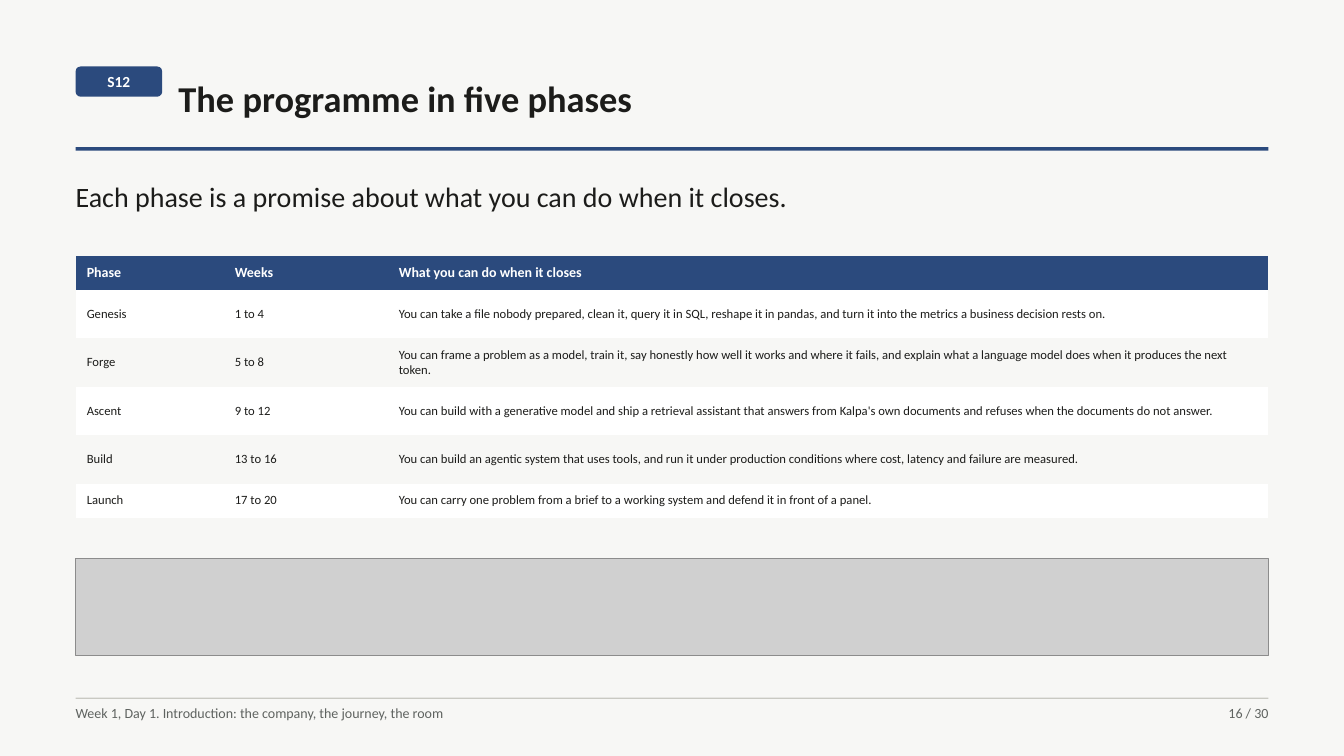
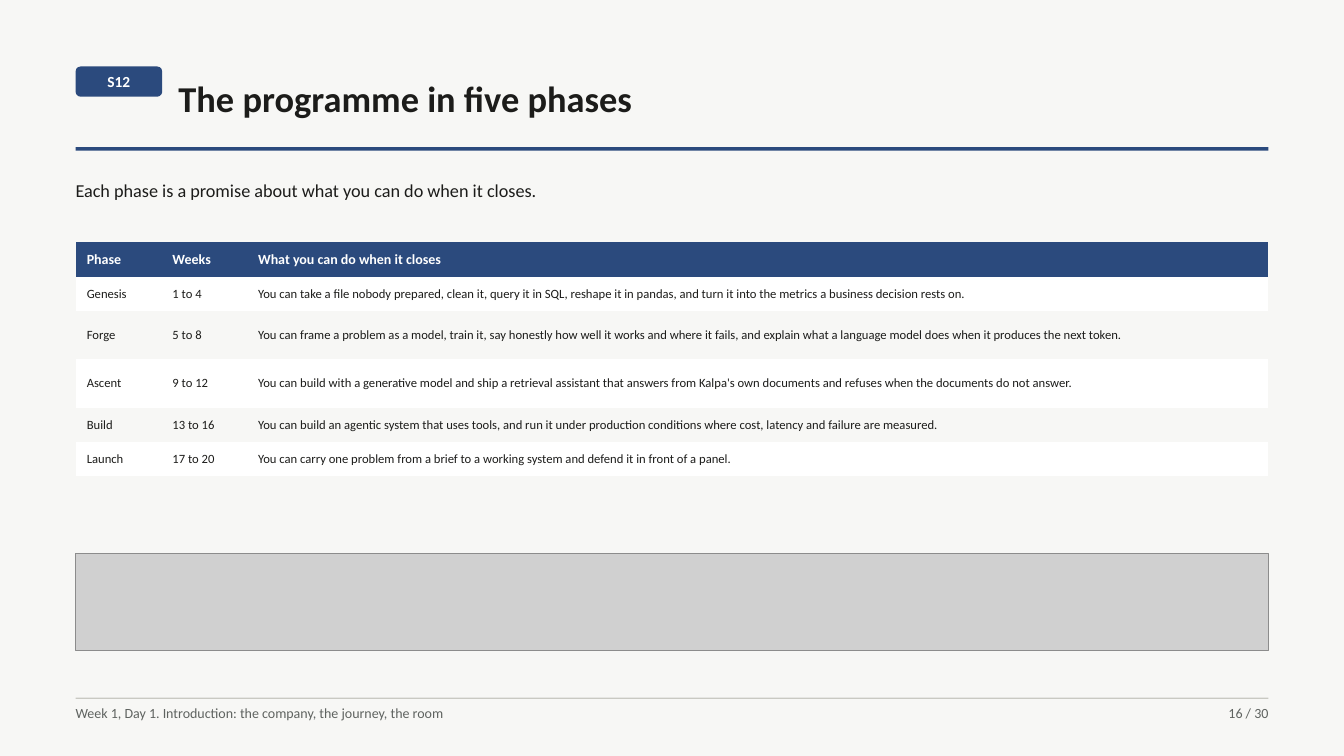
Before and after one commit to fde-academy-lab/c2-content-factory, a slide deck: slide 16 of content/W01/D1/slides/C2_W01_D01_intro_STUDENT.pptx. Drawn at 1344x756 pixels with LibreOffice and Linux fonts; fonts in the diff are those of the drawing; grey boxes stand for pictures. Boxes give left, top, right and bottom in pixels: in the first picture for what was removed or moved away, otherwise in the second. Text is boxed around its words. In the diff, an @@ line names an element or a change of style, - is before the commit and + after.

```diff
--- a/content/W01/D1/slides/C2_W01_D01_intro_STUDENT.pptx
+++ b/content/W01/D1/slides/C2_W01_D01_intro_STUDENT.pptx
@@ text "Each phase is a promise ..." at (x1=76, y1=184, x2=536, y2=200): size 20 to 13 pt; less space between paragraphs @@
@@ table resized from (x1=76, y1=256, x2=1269, y2=518) to (x1=76, y1=243, x2=1268, y2=477) @@
@@ picture moved from (x1=76, y1=559, x2=1268, y2=655) to (x1=76, y1=554, x2=1268, y2=650) @@
```
Also in this commit, not shown: 1 other slide changed, 23 other files.
